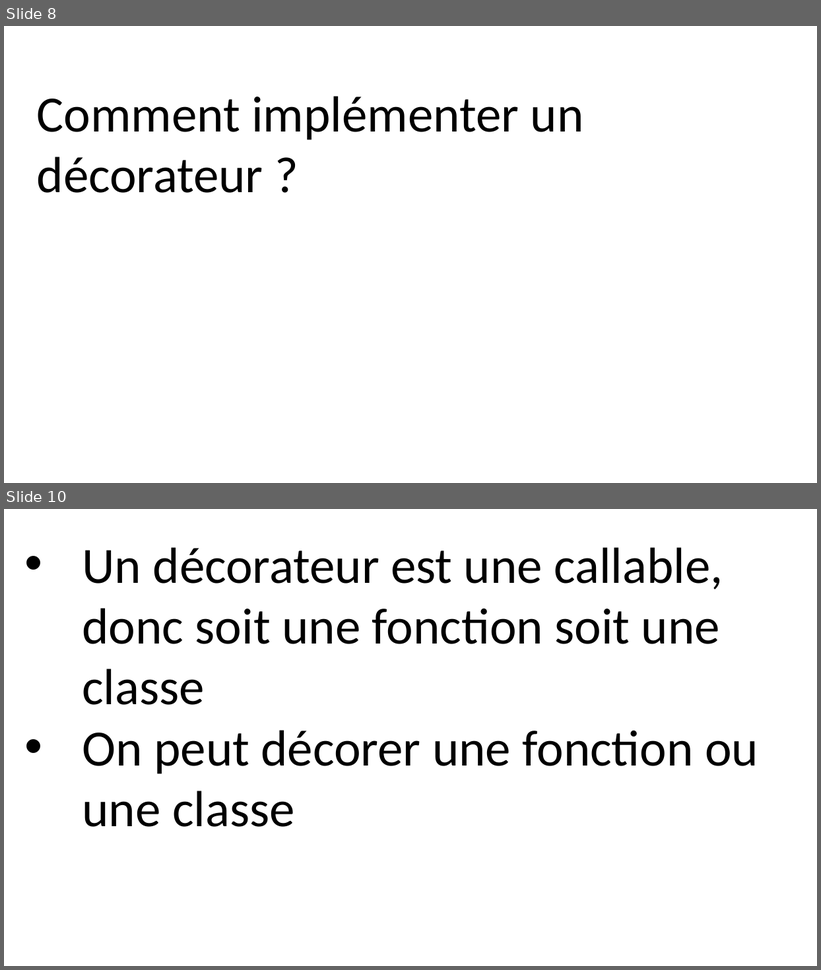
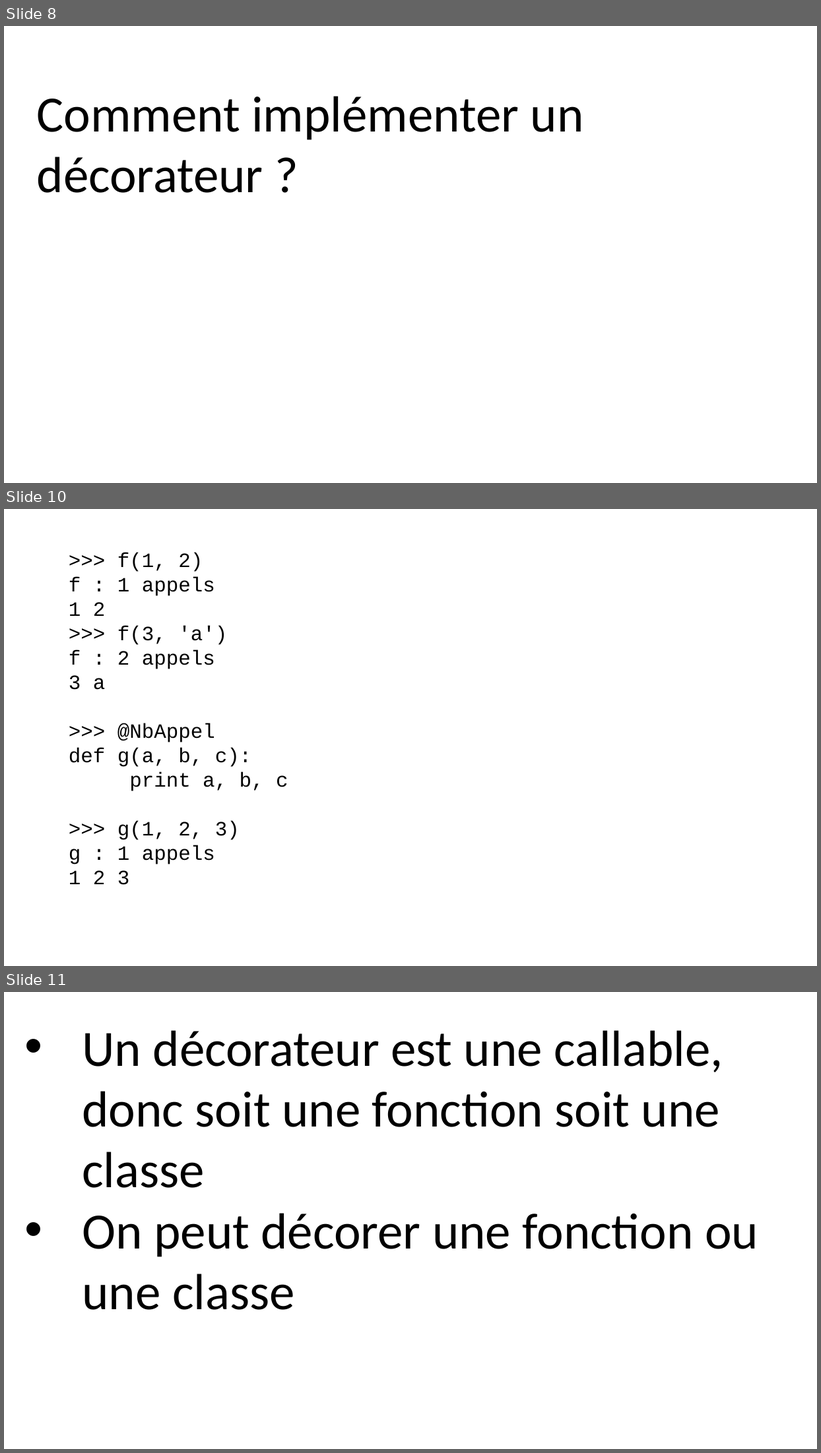
Before and after one commit to parmentelat/flotpython-archive, a slide deck: semaine7/CO12AL-W7-VIDEO02-SLIDE01.pptx. Shown one above the other, each under a label of ours: slides 8 and 10 before the commit, slides 8, 10 and 11 after it; the slides between them are not shown. The pictures are 821x970 and 821x1453 pixels, drawn with LibreOffice and Linux fonts; fonts in the diff are those of the drawing. Boxes give left, top, right and bottom in pixels: in the first picture for what was removed or moved away, otherwise in the second. Text is boxed around its words. In the diff, an @@ line names an element or a change of style, - is before the commit and + after.

```diff
--- a/semaine7/CO12AL-W7-VIDEO02-SLIDE01.pptx
+++ b/semaine7/CO12AL-W7-VIDEO02-SLIDE01.pptx
@@ slide 10 added at (4,509,817,966), background #FFFFFF @@
@@ text added at (69,553,288,885), 24 pt, text #000000 @@
+>>> f(1, 2)
+f : 1 appels
+1 2
+>>> f(3, 'a')
+f : 2 appels
+3 a
+>>> @NbAppel
+def g(a, b, c):
+print a, b, c
+>>> g(1, 2, 3)
+g : 1 appels
+1 2 3
@@ what was slide 10 is now slide 11 @@
```
Also in this commit, not shown: 1 other file.
